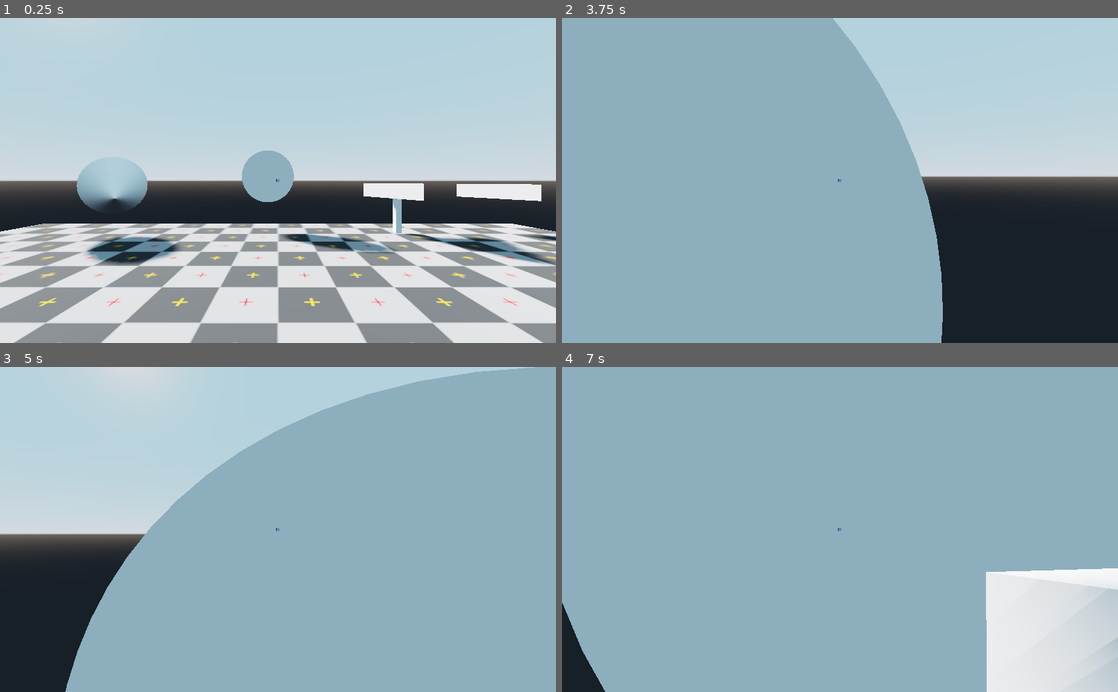
Above: before the commit, frames 1-4 (two rows, left to right).
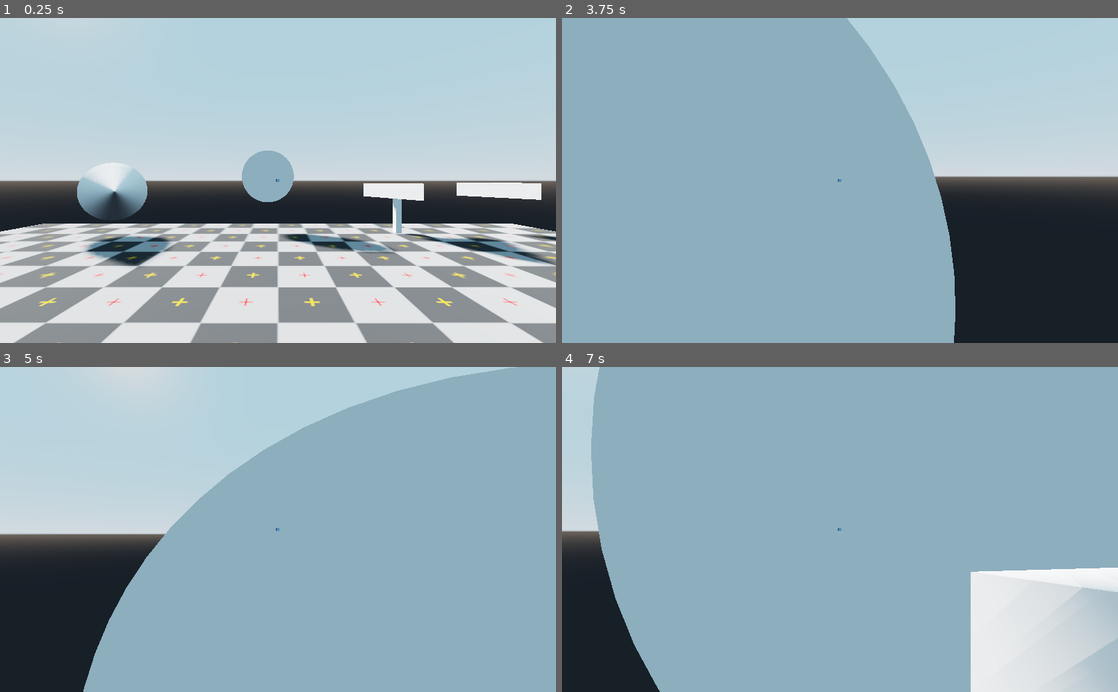
Above: after the commit, the same moments.

Repository: Linko-3D/Godot-Templates-Collection
Game: Godot game, scene res://Sandbox.tscn
The game is run twice, just before and just after one commit, with the same random seed, the same clock (stepped at 60 frames per second) and the same inputs. The engine's default icon, where the game draws it, is replaced by a stand-in: a white triangle on a blue panel in a dark square.
Inputs (mouse positions are in pixels of both pictures, inside the frame that each line leads up to):
- Up to frame 1 (0.25 s): no input
- Up to frame 2 (3.75 s): tap Enter (ui_accept) at 0.5, 0.77, 1.52, 3.02 s; move the mouse to (867, 180) at 0.52 s; hold Up (ui_up) from 0.53 s (still down); click (867, 180) at 0.67 s; move the mouse to (812, 180) at 1.27 s; move the mouse to (851, 174) at 2.02 s; move the mouse to (834, 187) at 2.77 s; click (834, 187) at 2.92 s; move the mouse to (878, 183) at 3.52 s
- Up to frame 3 (5 s): keep holding Up (ui_up); tap Enter (ui_accept) at 3.77, 4.52 s; move the mouse to (233, 526) at 4.27 s
- Up to frame 4 (7 s): move the mouse to (845, 529) at 5.02 s; click (845, 529) at 5.17 s; move the mouse to (817, 523) at 5.77 s; release Up (ui_up) at 5.78 s; hold Right (ui_right) 5.78-6.53 s; tap Enter (ui_accept) at 6.02, 6.77 s; move the mouse to (867, 529) at 6.52 s; hold Up (ui_up) from 6.53 s (still down)

The runs differ from the first frame. In frame 1, 1.6% of the frame differs, in the area x 13-100%, y 42-77%; in frame 2, 2.4%; in frame 3, 3.4%; in frame 4, 8.8%, in the area x 0-100%, y 0-100%.

Commit message:
fix

Diff:
--- a/Sandbox.tscn
+++ b/Sandbox.tscn
@@ -23,6 +23,7 @@
 [node name="Level" type="Spatial"]
 
 [node name="FirstPersonCharacter" parent="." instance=ExtResource( 1 )]
+transform = Transform( 1, 0, 0, 0, 1, 0, 0, 0, 1, 0, 1.8, 0 )
 collision_mask = 5
 
 [node name="Sun" type="DirectionalLight" parent="."]
--- a/Templates/3D/AI/CanSee/CanSee.gd
+++ b/Templates/3D/AI/CanSee/CanSee.gd
@@ -1,7 +1,7 @@
 extends Spatial
 
-var target = "FirstPersonCharacter"
-var targetPosition
+var target
 
 func _process(delta):
-	pass
+	target = get_tree().get_root().find_node("FirstPersonCharacter", true, false) # Get the target node by his name
+	look_at(target.translation, Vector3.UP) # Look at the target
--- a/Templates/3D/FirstPersonCharacter/FirstPersonCharacter.tscn
+++ b/Templates/3D/FirstPersonCharacter/FirstPersonCharacter.tscn
@@ -11,7 +11,6 @@
 script = ExtResource( 1 )
 
 [node name="Camera" type="Camera" parent="."]
-transform = Transform( 1, 0, 0, 0, 1, 0, 0, 0, 1, 0, 1.8, 0 )
 
 [node name="RayCast" parent="Camera" instance=ExtResource( 2 )]
 cast_to = Vector3( 0, 0, -100 )
@@ -20,5 +19,5 @@
 [node name="HUD" parent="Camera" instance=ExtResource( 3 )]
 
 [node name="CollisionShape" type="CollisionShape" parent="."]
-transform = Transform( 1, 0, 0, 0, -4.37114e-008, 1, 0, -1, -4.37114e-008, 0, 1, 0 )
+transform = Transform( 1, 0, 0, 0, -4.37114e-008, 1, 0, -1, -4.37114e-008, 0, -0.8, 0 )
 shape = SubResource( 1 )
